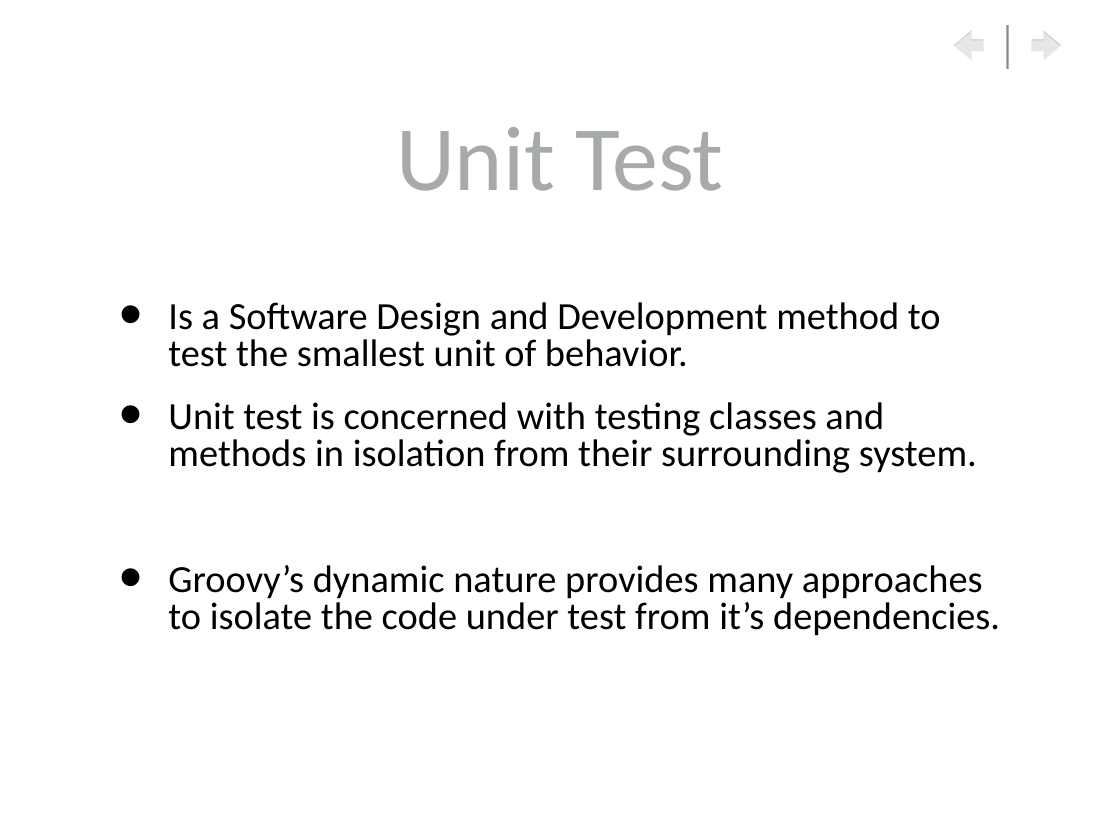
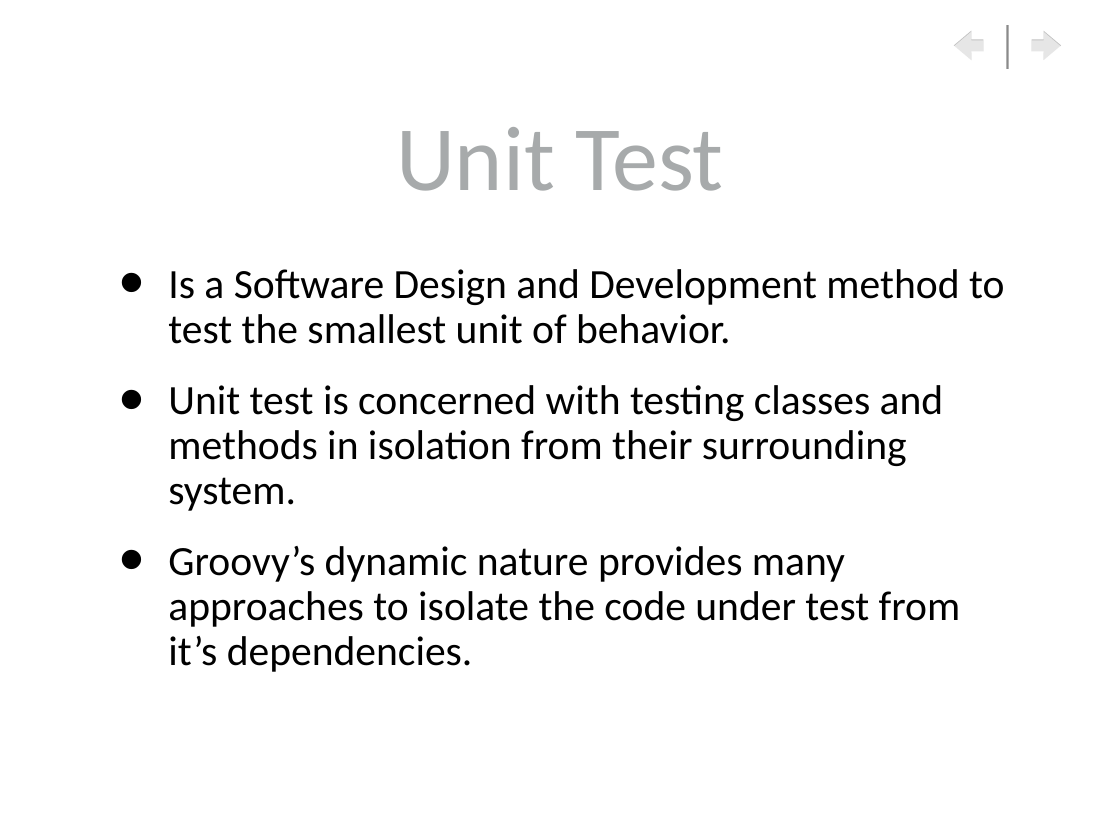
Before and after one commit to RaviVaranasi/mocktesting, a slide deck: slide 4 of docs/MockingGroovyTesting.ppt. Drawn at 1120x840 pixels with LibreOffice and Linux fonts; fonts in the diff are those of the drawing; background and template pictures are left out. Boxes give left, top, right and bottom in pixels: in the first picture for what was removed or moved away, otherwise in the second. Text is boxed around its words. In the diff, an @@ line names an element or a change of style, - is before the commit and + after.

```diff
--- a/docs/MockingGroovyTesting.ppt
+++ b/docs/MockingGroovyTesting.ppt
@@ text "Is a Software Design and ..." at <box>168,269,1004,672</box>: size 35.1 to 38 pt; line spacing 0.8 to 0.9 @@
```
Also in this commit, not shown: 2 other slides changed.
